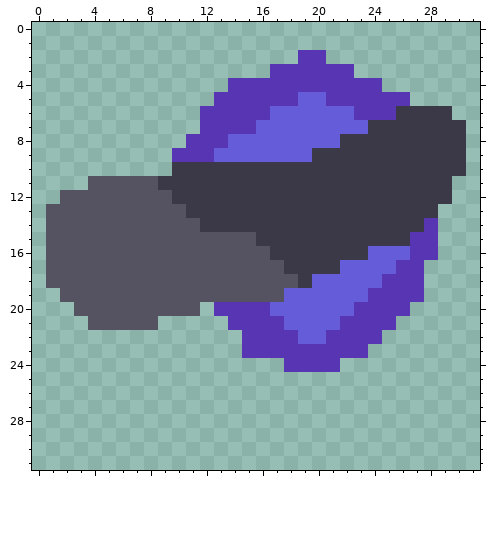
One commit to this pixel-art sprite: sprites/blocks/environment/crybalt-smalltree-bot.png. The picture above was drawn from the file before the commit.
The file is 32x32 pixels.
Once edited:
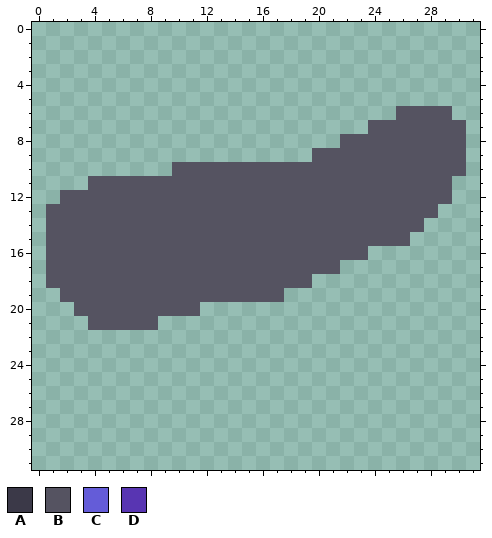
Palette (. is transparent): A #3b3948  B #555361  C #645cd8  D #5835b2
Changes in this commit:
Changed rows in their new state; - is an unchanged pixel.
first column x 9:
 2 ----------..----------
 3 --------......--------
 4 -----...........------
 5 ----..............----
 6 ---..............BBBB-
 7 ---............BBBBBBB
 8 --...........BBBBBBBBB
 9 -..........BBBBBBBBBBB
10 -BBBBBBBBBBBBBBBBBBBBB
11 BBBBBBBBBBBBBBBBBBBBB-
12 -BBBBBBBBBBBBBBBBBBBB-
13 --BBBBBBBBBBBBBBBBBB--
14 ---BBBBBBBBBBBBBBBB.--
15 -------BBBBBBBBBBB..--
16 --------BBBBBBB.....--
17 ---------BBBB......---
18 ----------B........---
19 ---------..........---
20 ----..............----
21 -----............-----
22 ------..........------
23 ------.........-------
24 ---------....---------
Changed places in both pictures, as pixel boxes (x1, y1, x2, y2):
changed: (158, 50, 466, 372)
